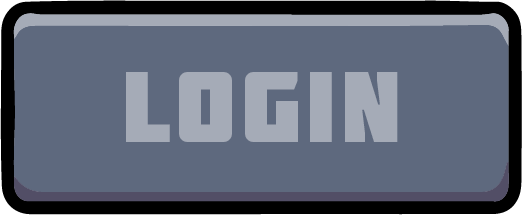
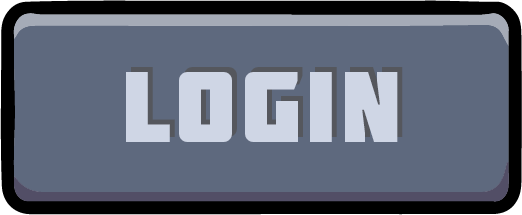
Layer changes from the first 522×215 image to the second:
painted on "LogIN" (1st of 2) over (126, 72, 398, 142)
added layer "LogIN" (2nd of 2) above "Layer 1" over (131, 67, 403, 137)
